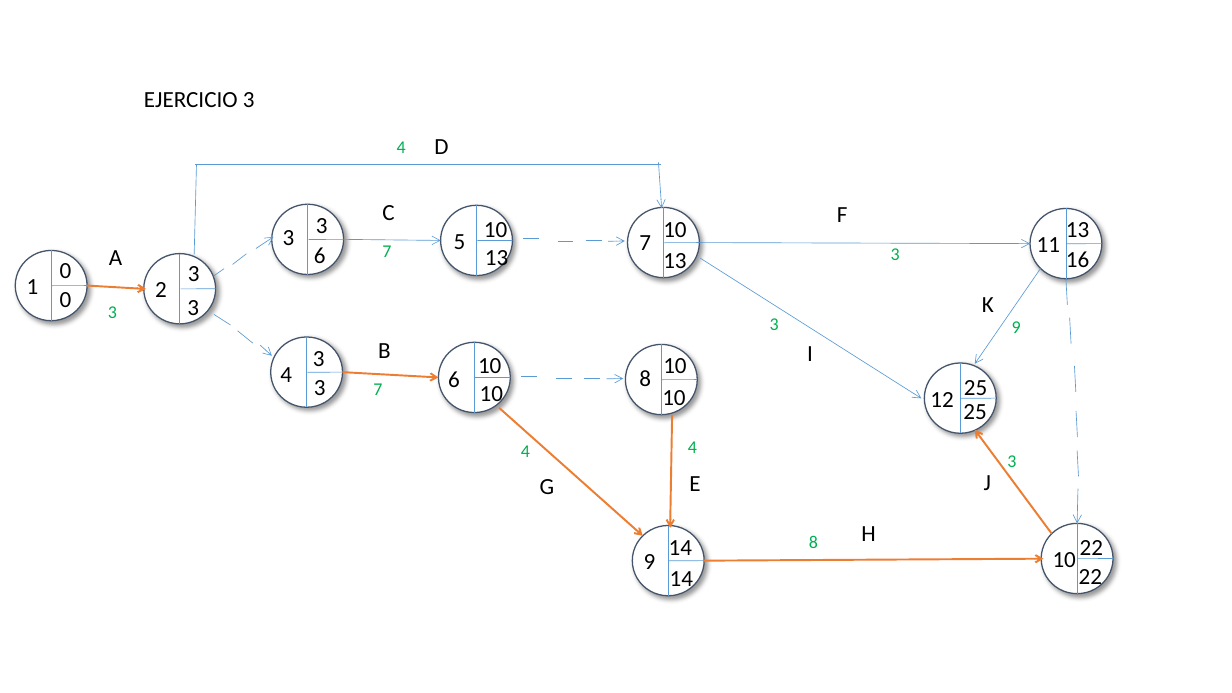
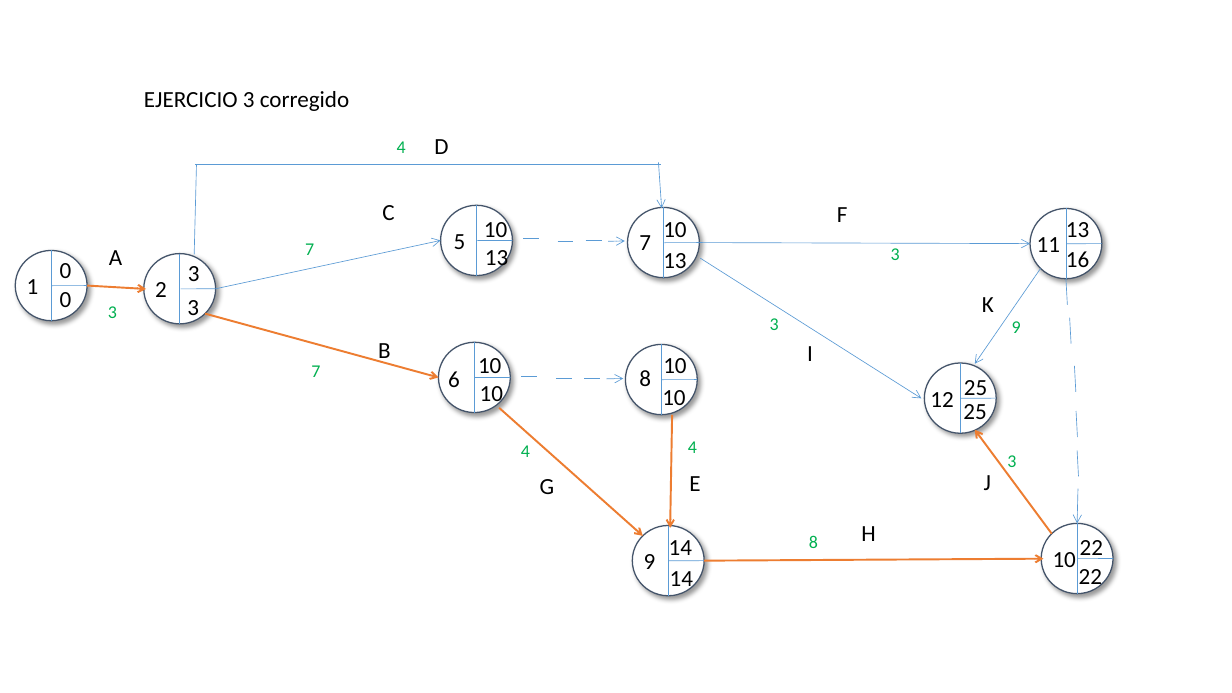
Before and after one commit to miparnisari/modelos2fiuba, a slide deck: slide 5 of tp3-proyectos/Imagenes.pptx. Drawn at 1232x693 pixels with LibreOffice and Linux fonts; fonts in the diff are those of the drawing. Boxes give left, top, right and bottom in pixels: in the first picture for what was removed or moved away, otherwise in the second. Text is boxed around its words. In the diff, an @@ line names an element or a change of style, - is before the commit and + after.

Commit message:
tp3 corregido

```diff
--- a/tp3-proyectos/Imagenes.pptx
+++ b/tp3-proyectos/Imagenes.pptx
@@ text at <box>144,91,349,111</box>: text changed @@
-EJERCICIO 3
+EJERCICIO 3 corregido
@@ ellipse removed at <box>272,204,344,274</box> @@
@@ line removed from (308, 204) to (308, 274) @@
@@ arrow removed from (256, 249) to (274, 237) @@
@@ text removed at <box>283,230,295,245</box> @@
-3
@@ text "7": place and size @@
-text "7" at <box>382,245,391,257</box>
+text "7" at <box>305,243,314,255</box>
@@ line removed from (344, 239) to (309, 239) @@
@@ text removed at <box>316,218,328,240</box> @@
-3
@@ line removed from (213, 276) to (225, 269) @@
@@ arrow moved from (344, 239) - (441, 240) to (215, 289) - (441, 240) @@
@@ line removed from (247, 254) to (233, 264) @@
@@ text removed at <box>314,247,326,263</box> @@
-6
@@ arrow moved from (343, 372) - (439, 378) to (205, 313) - (439, 378) @@
@@ line removed from (214, 314) to (230, 325) @@
@@ line removed from (238, 331) to (253, 343) @@
@@ arrow removed from (261, 346) to (272, 356) @@
@@ ellipse removed at <box>271,337,343,408</box> @@
@@ text "7": place and size @@
-text "7" at <box>373,383,382,395</box>
+text "7" at <box>311,365,320,377</box>
@@ line removed from (307, 337) to (307, 408) @@
@@ text removed at <box>313,351,325,366</box> @@
-3
@@ text removed at <box>280,367,292,382</box> @@
-4
@@ line removed from (343, 372) to (308, 372) @@
@@ text removed at <box>314,380,326,395</box> @@
-3
```
Also in this commit, not shown: 2 other slides changed, 1 other file.
